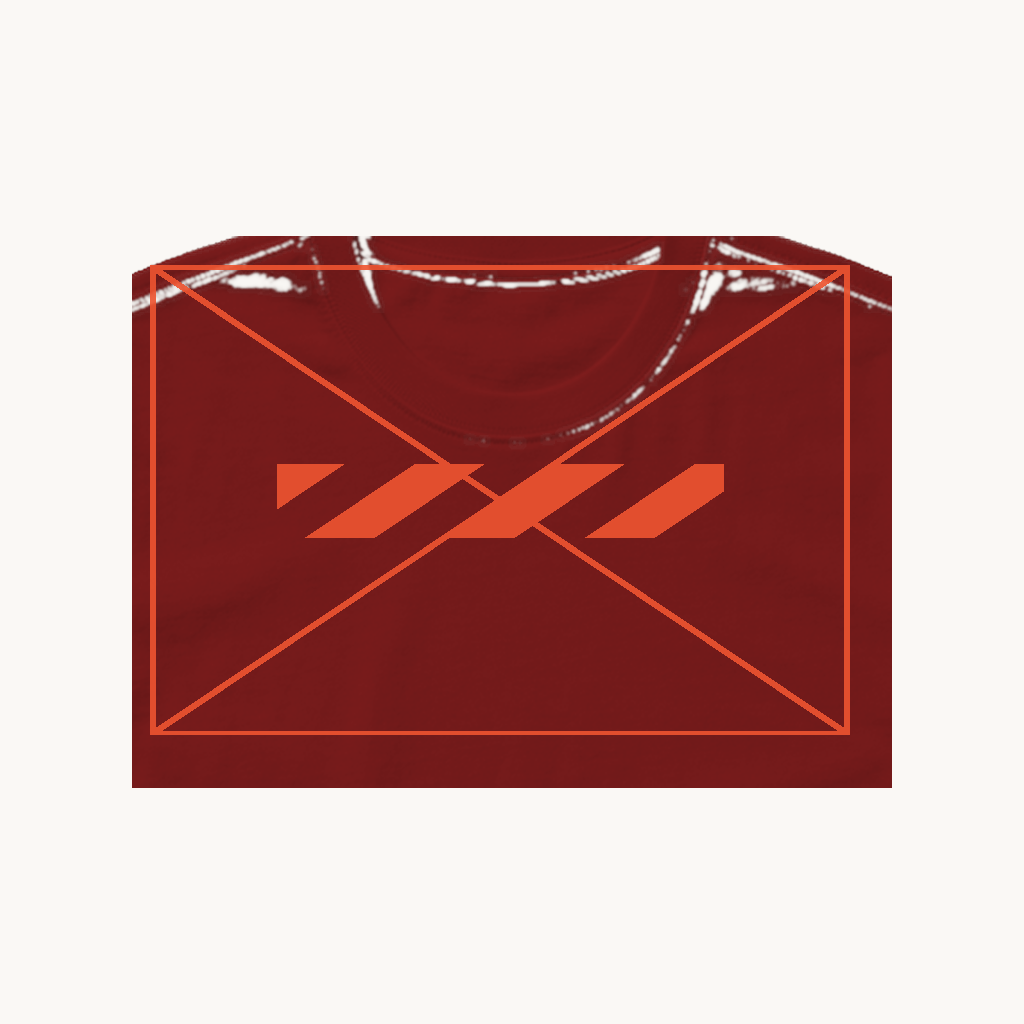
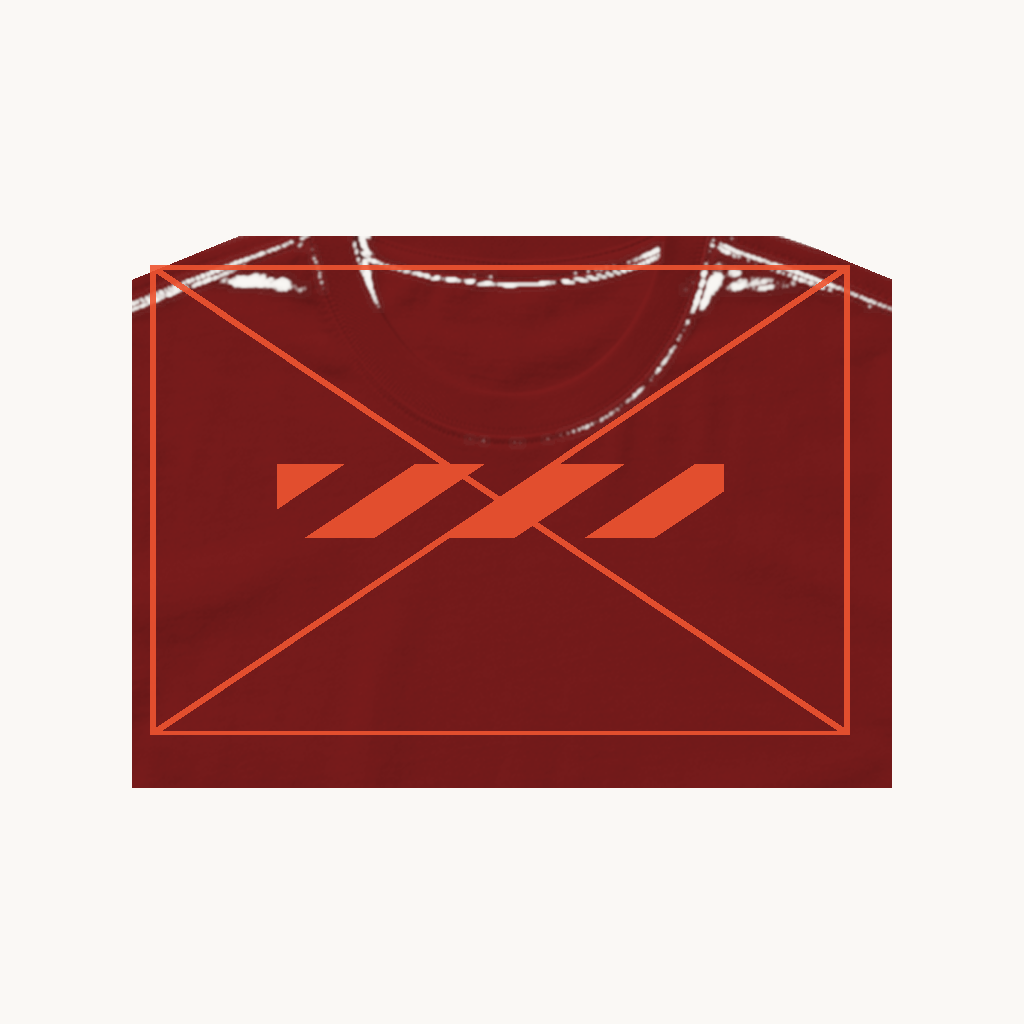
Revision of a layered (1024, 1024) image; what changed, layer by layer:
painted on "10 Product Base - tshirt - maroon - neck-label" over [132, 236, 892, 280]